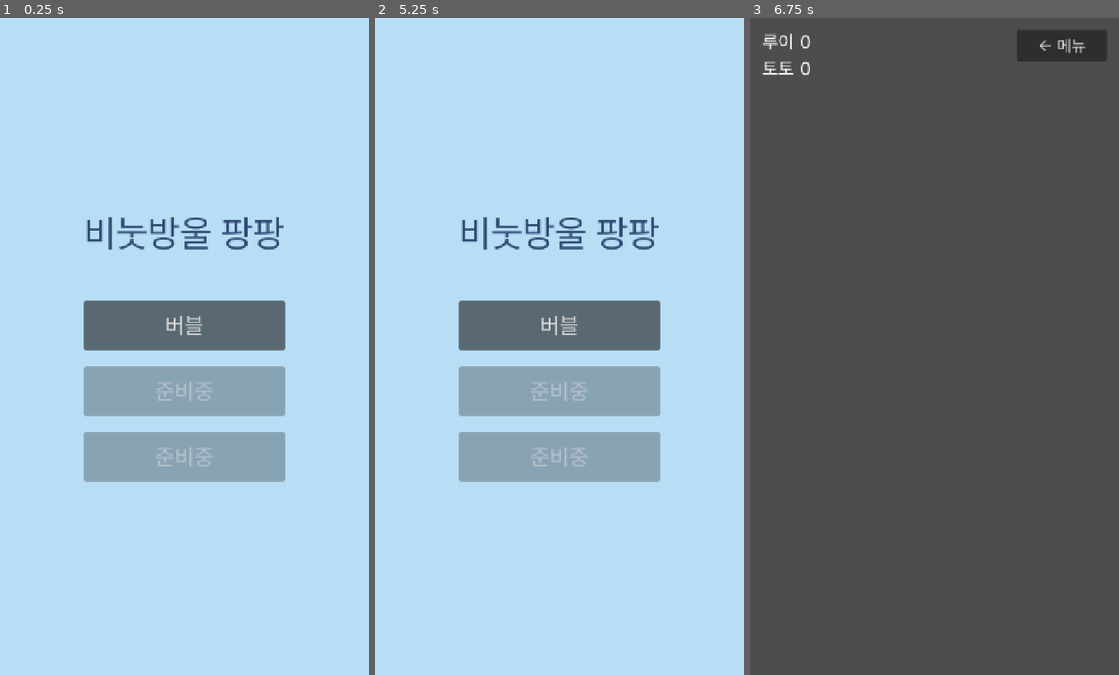
Above: before the commit, frames 1-3 (left to right).
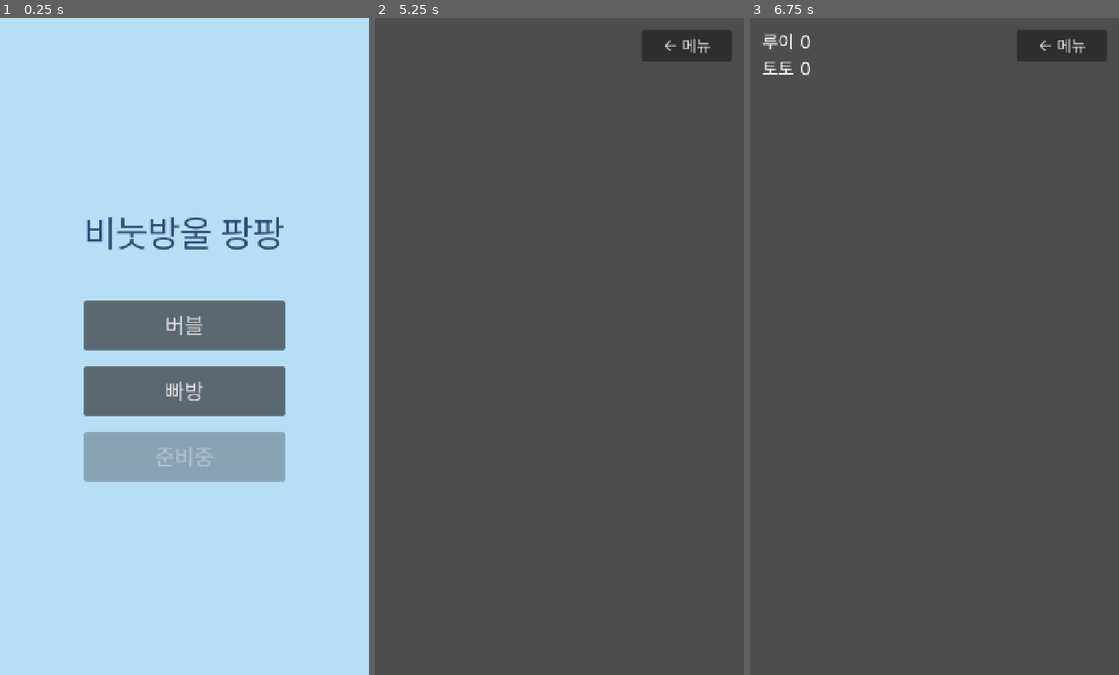
Above: after the commit, the same moments.

Repository: ohsolee/bubblePopPop
Game: Godot game, scene res://scenes/MainMenu.tscn
The game is run twice, just before and just after one commit, with the same random seed, the same clock (stepped at 60 frames per second) and the same inputs.
Inputs (mouse positions are in pixels of both pictures, inside the frame that each line leads up to):
- Up to frame 1 (0.25 s): no input
- Up to frame 2 (5.25 s): click (559, 392) at 0.5 s, where only the run after the commit has a clickable "빠방"; click (684, 44) at 1.25 s, where only the run after the commit has a clickable "← 메뉴"; click "버블" at 2 s; click "← 메뉴" at 2.75 s; click "버블" at 3.5 s; click "← 메뉴" at 4.25 s; click (559, 392) at 5 s, where only the run after the commit has a clickable "빠방"
- Up to frame 3 (6.75 s): click (1059, 44) at 5.75 s, where only the run after the commit has a clickable "← 메뉴"; click "버블" at 6.5 s

The runs differ from the first frame. In frame 1, 4.1% of the frame differs, in the area x 22-78%, y 53-61%; in frame 2, 100%, in the area x 0-100%, y 0-100%; in frame 3, nothing differs.

Commit message:
feat: 빠방을 탈것 게임으로 전면 개편 + 버블 팝 확대연출 + 빠방 속도 완화
- 빠방(Bbang)을 비눗방울 모양에서 실제 탈것으로 교체
  - Vehicle.tscn/vehicle.gd 신설, class_name Vehicle, VehicleType enum 9종:
    POLICE_CAR/AMBULANCE/BULLDOZER/TRUCK/TAYO/ROGI/GANI/LANI/CITU
  - assets/sprites/spr_<영문명>.png 넣으면 자동 적용, 없으면 종류별 색 임시 표시
  - bbang.gd가 9종을 랜덤 스폰(VehicleContainer), 루이/토토 카운터 UI 제거(해당없음)
- bubble.gd: 빠방용 MotionMode(v0.04)는 더 이상 쓰이지 않아 제거, 버블 전용으로 원복
  - 루이/토토 방울 팝 시 살짝 확대(1.35배, 0.12초) 후 사라지는 연출 추가
- design-document.md v0.05: 위 변경사항 + 빠방 탈것 에셋 파일명 표 추가

Diff:
--- /dev/null
+++ b/scenes/Bbang.tscn
@@ -0,0 +1,28 @@
+[gd_scene load_steps=2 format=3]
+
+[ext_resource type="Script" path="res://scripts/bbang.gd" id="1_bbang"]
+
+[node name="Bbang" type="Node2D"]
+script = ExtResource("1_bbang")
+
+[node name="Background" type="Sprite2D" parent="."]
+position = Vector2(360, 640)
+
+[node name="VehicleContainer" type="Node2D" parent="."]
+
+[node name="SpawnTimer" type="Timer" parent="."]
+wait_time = 1.2
+autostart = true
+
+[node name="UILayer" type="CanvasLayer" parent="."]
+
+[node name="MenuButton" type="Button" parent="UILayer"]
+anchor_left = 1.0
+anchor_right = 1.0
+offset_left = -200.0
+offset_top = 24.0
+offset_right = -24.0
+offset_bottom = 84.0
+grow_horizontal = 0
+theme_override_font_sizes/font_size = 32
+text = "← 메뉴"
--- a/scenes/MainMenu.tscn
+++ b/scenes/MainMenu.tscn
@@ -49,12 +49,11 @@
 theme_override_font_sizes/font_size = 44
 text = "버블"
 
-[node name="Button2" type="Button" parent="CenterContainer/VBoxContainer"]
+[node name="BbangButton" type="Button" parent="CenterContainer/VBoxContainer"]
 custom_minimum_size = Vector2(320, 96)
 layout_mode = 2
-disabled = true
 theme_override_font_sizes/font_size = 44
-text = "준비중"
+text = "빠방"
 
 [node name="Button3" type="Button" parent="CenterContainer/VBoxContainer"]
 custom_minimum_size = Vector2(320, 96)
--- /dev/null
+++ b/scenes/Vehicle.tscn
@@ -0,0 +1,17 @@
+[gd_scene load_steps=3 format=3]
+
+[ext_resource type="Script" path="res://scripts/vehicle.gd" id="1_vehicle"]
+
+[sub_resource type="CircleShape2D" id="CircleShape2D_1"]
+radius = 90.0
+
+[node name="Vehicle" type="Area2D"]
+script = ExtResource("1_vehicle")
+
+[node name="VehicleSprite" type="Sprite2D" parent="."]
+scale = Vector2(0.5, 0.5)
+
+[node name="CollisionShape2D" type="CollisionShape2D" parent="."]
+shape = SubResource("CircleShape2D_1")
+
+[node name="PopSound" type="AudioStreamPlayer2D" parent="."]
--- /dev/null
+++ b/scripts/bbang.gd
@@ -0,0 +1,53 @@
+extends Node2D
+## 빠방 화면. 경찰차/구급차/불도저/트럭과 꼬마버스 타요 친구들
+## (타요/로기/가니/라니/씨투)이 화면 사방에서 나타나 가로질러 지나간다.
+## 노드 구조: VehicleContainer / SpawnTimer / UILayer/MenuButton (Vehicle.tscn 인스턴싱).
+
+var vehicle_scene: PackedScene = preload("res://scenes/Vehicle.tscn")
+
+const VEHICLE_TYPES: Array = [
+	Vehicle.VehicleType.POLICE_CAR,
+	Vehicle.VehicleType.AMBULANCE,
+	Vehicle.VehicleType.BULLDOZER,
+	Vehicle.VehicleType.TRUCK,
+	Vehicle.VehicleType.TAYO,
+	Vehicle.VehicleType.ROGI,
+	Vehicle.VehicleType.GANI,
+	Vehicle.VehicleType.LANI,
+	Vehicle.VehicleType.CITU,
+]
+
+func _ready() -> void:
+	$SpawnTimer.timeout.connect(_on_spawn_timer_timeout)
+	$UILayer/MenuButton.pressed.connect(_on_menu_button_pressed)
+
+func _on_menu_button_pressed() -> void:
+	get_tree().change_scene_to_file("res://scenes/MainMenu.tscn")
+
+func _on_spawn_timer_timeout() -> void:
+	spawn_vehicle()
+
+func spawn_vehicle() -> void:
+	var v := vehicle_scene.instantiate()
+	# 사방(0=아래,1=위,2=왼쪽,3=오른쪽) 중 랜덤한 변에서 스폰 → 반대편으로 가로지름
+	var edge := randi_range(0, 3)
+	var spawn_pos: Vector2
+	var dir: Vector2
+	match edge:
+		0:
+			spawn_pos = Vector2(randf_range(80.0, 640.0), 1360.0)
+			dir = Vector2.UP
+		1:
+			spawn_pos = Vector2(randf_range(80.0, 640.0), -80.0)
+			dir = Vector2.DOWN
+		2:
+			spawn_pos = Vector2(-80.0, randf_range(120.0, 1160.0))
+			dir = Vector2.RIGHT
+		_:
+			spawn_pos = Vector2(800.0, randf_range(120.0, 1160.0))
+			dir = Vector2.LEFT
+	dir = dir.rotated(randf_range(-0.3, 0.3))
+	v.position = spawn_pos
+	var type: Vehicle.VehicleType = VEHICLE_TYPES[randi_range(0, VEHICLE_TYPES.size() - 1)]
+	v.setup(type, dir)
+	$VehicleContainer.add_child(v)
--- a/scripts/bubble.gd
+++ b/scripts/bubble.gd
@@ -1,6 +1,6 @@
 extends Area2D
-## 방울 1개. 화면 사방(상/하/좌/우) 바깥에서 나타나 반대편으로 가로지르며,
-## 진행 방향에 수직으로 살랑이고, 터치하면 팡 사라진다.
+## 방울 1개(버블 게임 전용). 화면 사방(상/하/좌/우) 바깥에서 나타나 반대편으로
+## 두둥실 가로지르며, 터치하면 팡 사라진다.
 ## 설계서 2장의 Bubble.tscn 노드 구조(BubbleSprite / CharacterSprite /
 ## CollisionShape2D / PopSound)를 전제로 한다.
 
@@ -24,10 +24,10 @@
 var base_pos: Vector2 = Vector2.ZERO  # 살랑임의 기준이 되는 중심 위치
 
 func _ready() -> void:
-	speed = randf_range(45.0, 85.0)          # 기존(120~200)보다 훨씬 느리게 → 두둥실
-	sway_amp = randf_range(35.0, 60.0)       # 큰 흔들림은 더 넉넉하게
-	sway_period = randf_range(900.0, 1400.0) # 느긋한 주기로 여유 있게 살랑
-	wobble_amp = randf_range(8.0, 16.0)      # 작은 잔떨림(비눗방울 특유의 흔들림)
+	speed = randf_range(45.0, 85.0)
+	sway_amp = randf_range(35.0, 60.0)
+	sway_period = randf_range(900.0, 1400.0)
+	wobble_amp = randf_range(8.0, 16.0)
 	wobble_period = randf_range(250.0, 400.0)
 	time_offset = randf_range(0.0, 1000.0)
 	base_pos = position
@@ -59,9 +59,18 @@
 	# 물리 처리 중 충돌을 즉시 끄면 오류가 나므로 안전한 타이밍에 끈다
 	$CollisionShape2D.set_deferred("disabled", true)
 	popped.emit(global_position, character_type)
-	$BubbleSprite.hide()
-	$CharacterSprite.hide()
 	set_process(false)    # 팝 후에는 이동/살랑임 계산 중단
+	if character_type != "":
+		# 루이/토토 방울: 살짝 확대됐다가 사라짐
+		var tw := create_tween()
+		tw.tween_property(self, "scale", scale * 1.35, 0.12)
+		tw.tween_callback(func():
+			$BubbleSprite.hide()
+			$CharacterSprite.hide()
+		)
+	else:
+		$BubbleSprite.hide()
+		$CharacterSprite.hide()
 	# 방울 종류에 맞는 사운드 선택: 일반=bbok, 루이=rui, 토토=toto
 	var sound := BBOK_SOUND
 	if character_type == "rui":
--- a/scripts/main_menu.gd
+++ b/scripts/main_menu.gd
@@ -4,7 +4,12 @@
 
 func _ready() -> void:
 	$CenterContainer/VBoxContainer/BubbleButton.pressed.connect(_on_bubble_button_pressed)
+	$CenterContainer/VBoxContainer/BbangButton.pressed.connect(_on_bbang_button_pressed)
 
 func _on_bubble_button_pressed() -> void:
 	# 버블 게임 화면(Main.tscn)으로 전환
 	get_tree().change_scene_to_file("res://scenes/Main.tscn")
+
+func _on_bbang_button_pressed() -> void:
+	# 빠방 화면(Bbang.tscn)으로 전환
+	get_tree().change_scene_to_file("res://scenes/Bbang.tscn")
--- /dev/null
+++ b/scripts/vehicle.gd
@@ -0,0 +1,97 @@
+extends Area2D
+class_name Vehicle
+## 빠방 화면에 등장하는 탈것 1개. 경찰차/구급차/불도저/트럭 및
+## 꼬마버스 타요 친구들(타요/로기/가니/라니/씨투)이 화면을 가로지르며,
+## 터치하면 사라진다.
+##
+## 실제 그림이 아직 없을 때는 종류별 색상을 입힌 임시 아이콘으로 표시된다.
+## assets/sprites/ 에 아래 TEXTURE_PATHS의 파일명으로 이미지를 넣으면
+## 코드 수정 없이 자동으로 실제 그림으로 교체된다.
+
+signal popped(pos: Vector2, vehicle_type: VehicleType)
+
+enum VehicleType {
+	POLICE_CAR,
+	AMBULANCE,
+	BULLDOZER,
+	TRUCK,
+	TAYO,
+	ROGI,
+	GANI,
+	LANI,
+	CITU,
+}
+
+## 실제 이미지 경로(디자이너가 이 이름 그대로 assets/sprites/에 넣으면 자동 적용)
+const TEXTURE_PATHS := {
+	VehicleType.POLICE_CAR: "res://assets/sprites/spr_police_car.png",
+	VehicleType.AMBULANCE: "res://assets/sprites/spr_ambulance.png",
+	VehicleType.BULLDOZER: "res://assets/sprites/spr_bulldozer.png",
+	VehicleType.TRUCK: "res://assets/sprites/spr_truck.png",
+	VehicleType.TAYO: "res://assets/sprites/spr_tayo.png",
+	VehicleType.ROGI: "res://assets/sprites/spr_rogi.png",
+	VehicleType.GANI: "res://assets/sprites/spr_gani.png",
+	VehicleType.LANI: "res://assets/sprites/spr_lani.png",
+	VehicleType.CITU: "res://assets/sprites/spr_citu.png",
+}
+
+## 실제 이미지가 없을 때 종류를 구분하기 위한 임시 색(icon.svg에 틴트)
+const PLACEHOLDER_COLORS := {
+	VehicleType.POLICE_CAR: Color(0.2, 0.35, 0.9),
+	VehicleType.AMBULANCE: Color(0.95, 0.15, 0.15),
+	VehicleType.BULLDOZER: Color(0.85, 0.6, 0.1),
+	VehicleType.TRUCK: Color(0.45, 0.45, 0.45),
+	VehicleType.TAYO: Color(0.1, 0.65, 0.9),
+	VehicleType.ROGI: Color(0.2, 0.7, 0.3),
+	VehicleType.GANI: Color(0.85, 0.2, 0.2),
+	VehicleType.LANI: Color(0.95, 0.8, 0.1),
+	VehicleType.CITU: Color(0.7, 0.1, 0.1),
+}
+
+const PLACEHOLDER_TEX: Texture2D = preload("res://icon.svg")
+const POP_SOUND: AudioStream = preload("res://assets/audio/bbok.wav")
+
+var vehicle_type: VehicleType = VehicleType.TAYO
+var speed: float = 0.0
+var move_dir: Vector2 = Vector2.RIGHT
+var is_popped: bool = false
+
+func _ready() -> void:
+	speed = randf_range(100.0, 150.0)
+	var path: String = TEXTURE_PATHS[vehicle_type]
+	if ResourceLoader.exists(path):
+		# 실제 그림이 준비되어 있으면 그대로 사용
+		$VehicleSprite.texture = load(path)
+		$VehicleSprite.modulate = Color(1, 1, 1)
+	else:
+		# 아직 그림이 없으므로 종류별 색으로 임시 구분
+		$VehicleSprite.texture = PLACEHOLDER_TEX
+		$VehicleSprite.modulate = PLACEHOLDER_COLORS[vehicle_type]
+	input_event.connect(_on_input_event)
+
+func _process(delta: float) -> void:
+	position += move_dir * speed * delta
+	# 화면(720x1280) 밖으로 충분히 나가면 메모리 정리(사방 어디로든)
+	if position.x < -200.0 or position.x > 920.0 or position.y < -200.0 or position.y > 1480.0:
+		queue_free()
+
+func _on_input_event(_viewport: Node, event: InputEvent, _shape_idx: int) -> void:
+	if event is InputEventScreenTouch and event.pressed:
+		pop()
+
+func pop() -> void:
+	if is_popped:
+		return
+	is_popped = true
+	$CollisionShape2D.set_deferred("disabled", true)
+	popped.emit(global_position, vehicle_type)
+	set_process(false)
+	$VehicleSprite.hide()
+	$PopSound.stream = POP_SOUND
+	$PopSound.play()
+	$PopSound.finished.connect(queue_free)
+
+func setup(type: VehicleType, dir: Vector2) -> void:
+	# Bbang이 스폰할 때 종류와 진행 방향을 넘겨준다.
+	vehicle_type = type
+	move_dir = dir.normalized()
Not shown, added: scripts/bbang.gd.uid
Not shown, added: scripts/vehicle.gd.uid
Not shown, changed: docs/design-document.md
